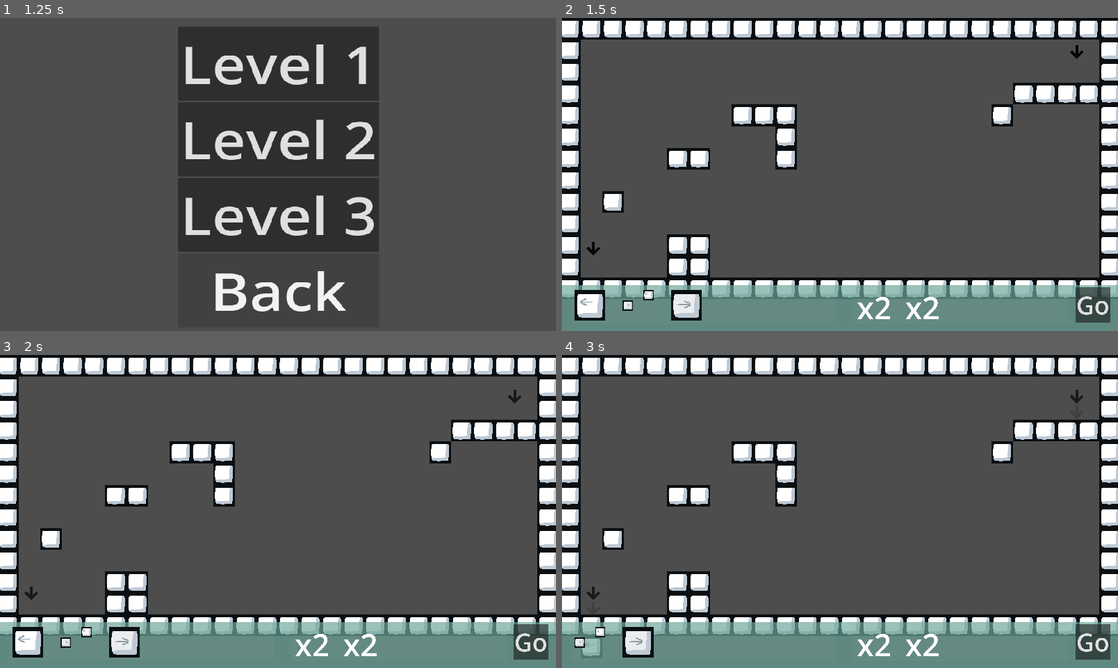
Above: before the commit, frames 1-4 (two rows, left to right).
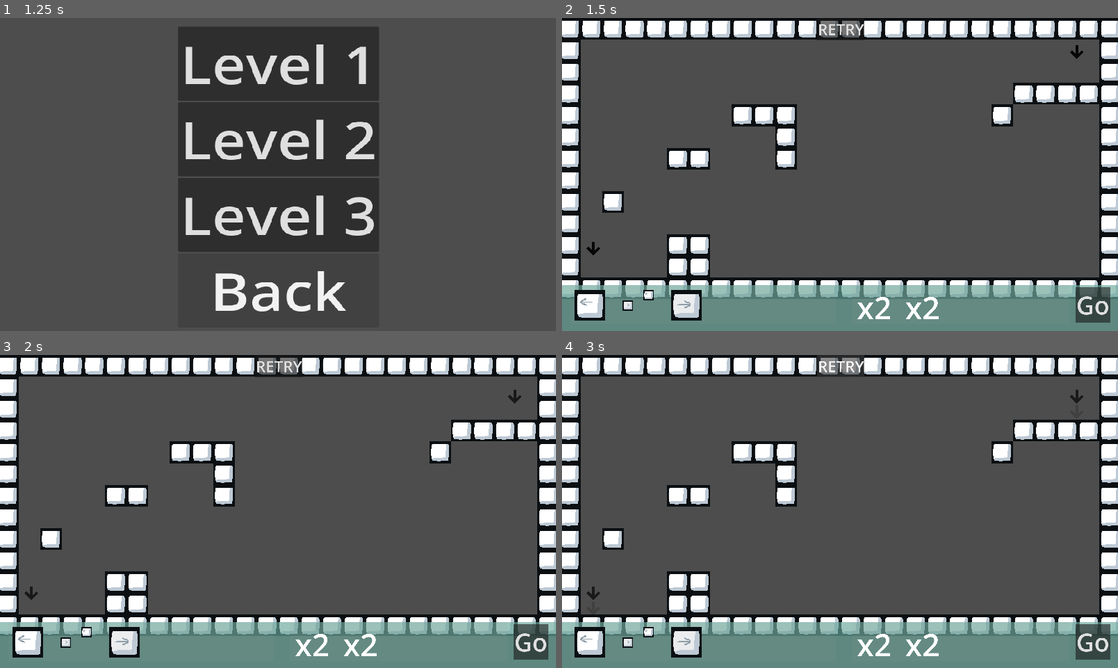
Above: after the commit, the same moments.

Repository: matt-neave/shapeEscape
Game: Godot game, scene res://scenes/menu.tscn
Same seed, same stepped clock (60 frames per second), same inputs: the game is played once before the commit and once after it.
Inputs (mouse positions are in pixels of both pictures, inside the frame that each line leads up to):
- Up to frame 1 (1.25 s): click "Start Game" at 0.5 s
- Up to frame 2 (1.5 s): click "Level 1" at 1.25 s
- Up to frame 3 (2 s): no input
- Up to frame 4 (3 s): click (589, 642) at 2.02 s; click (840, 367) at 2.75 s, where only the run after the commit has a clickable "RETRY"

Frame 1 is identical in both runs. In frame 2, 0.4% of the frame differs, in the area x 45-55%, y 0-8%; in frame 3, 0.4%; in frame 4, 2.0%, in the area x 2-55%, y 0-97%.

Commit message:
Sep retry button

Diff:
--- a/scenes/sample_world.tscn
+++ b/scenes/sample_world.tscn
@@ -88,4 +88,19 @@
 [node name="GoalIndicator" parent="Indicators" instance=ExtResource("7_oeccr")]
 position = Vector2(701, -675)
 
+[node name="CanvasLayer" type="CanvasLayer" parent="."]
+
+[node name="Button" type="Button" parent="CanvasLayer"]
+anchors_preset = 5
+anchor_left = 0.5
+anchor_right = 0.5
+offset_left = -47.0
+offset_right = 344.0
+offset_bottom = 183.0
+grow_horizontal = 2
+scale = Vector2(0.25, 0.25)
+focus_mode = 0
+theme_override_font_sizes/font_size = 128
+text = "RETRY"
+
 [connection signal="body_entered" from="Goal" to="Goal" method="_on_LevelCompleteTrigger_body_entered"]
--- a/scripts/level_manager.gd
+++ b/scripts/level_manager.gd
@@ -6,6 +6,7 @@
 }
 
 @onready var start_button: Button = $UI/StartButton
+@onready var reset_button = $CanvasLayer/Button
 @onready var phase_1_camera: Camera2D = $Phase1Camera
 @onready var ui = $UI
 
@@ -16,7 +17,8 @@
 # Called when the node enters the scene tree for the first time.
 func _ready():
 	start_button.pressed.connect(_toggle_game_state)
-
+	reset_button.pressed.connect(_reset_game)
+	_reset_game()
 
 # Called every frame. 'delta' is the elapsed time since the previous frame.
 func _process(delta):
@@ -24,24 +26,19 @@
 
 
 func _toggle_game_state():
-	match game_state:
-		GameState.BUILD:
-			_start_game()
-		GameState.PLAY:
-			_reset_game()
+	_start_game()
 
 func _start_game():
 	game_state = GameState.PLAY
 	ui.hide()
 	var player = PLAYER.instantiate()
 	add_child(player)
-	start_button.text = "Retry"
 
 
 func _reset_game():
 	game_state = GameState.BUILD
 	ui.show()
-	start_button.text = "Go"
+	SoundManager.play_music(SoundManager.SOUNDS.BUILD_MUSIC)
 
 	# Remove the player
 	for child in get_children():
--- a/scripts/sound_manager.gd
+++ b/scripts/sound_manager.gd
@@ -1,12 +1,19 @@
 extends Node
 
 enum SOUNDS {
-	TILE_PLACE
+	TILE_PLACE,
+	BUILD_MUSIC
 }
 
 const AUDIO_TRACKS = {
-	SOUNDS.TILE_PLACE: preload("res://sfx/tile_place.wav")
+	SOUNDS.TILE_PLACE: preload("res://sfx/tile_place.wav"),
+	SOUNDS.BUILD_MUSIC: preload("res://sfx/Equatorial Complex.mp3"),
 }
+
+var music_player = AudioStreamPlayer2D.new()
+
+func _ready():
+	add_child(music_player)
 
 func play_sound(sound: SOUNDS, position: Vector2 = Vector2.ZERO, volume: float = 0):
 	var player = AudioStreamPlayer2D.new()
@@ -16,3 +23,8 @@
 	add_child(player)
 	player.play()
 	player.finished.connect(player.queue_free)
+
+func play_music(sound: SOUNDS, volume: float = 0):
+	music_player.stream = AUDIO_TRACKS[sound]
+	music_player.volume_db = volume
+	music_player.play()
Not shown, added: sfx/Equatorial Complex.mp3.import
Not shown, added: sfx/Equatorial Complex.mp3
